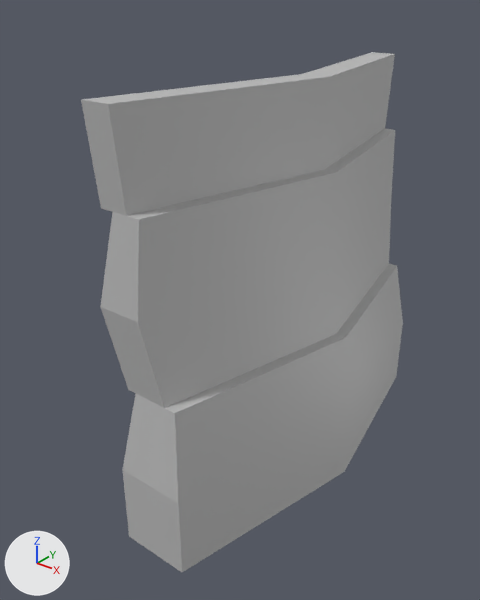
Before and after pictures for a commit that changed the FBX model ExcavationProtocol/Assets/Meshes/LowShield.fbx.
Before and after are seen from a camera (50 mm lens) standing at (0.854, -1.342, 1.256) and looking at (-0.117, -0.129, 0.504). The lights are fixed; the arrows at lower left show +X, +Y and +Z. Where no turn or scale is listed for an object, it has been applied to the vertices.

Names of what the first picture shows: 'LowShield'.
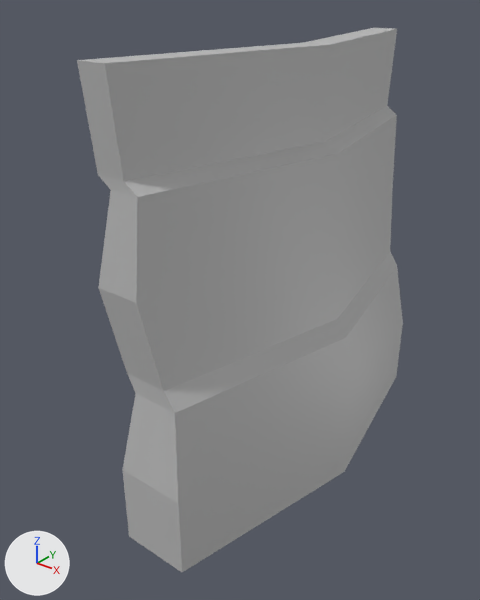
Location of each change, (x1, y1, x2, y2) in pixels of the pictures (480 x 600 px; the box of a moved part takes in the faces that stretch with it):
'LowShield', reshaped
    before: (81, 52, 403, 572)
    after: (77, 28, 403, 572)
part 1 of me_mesh, moved or reshaped
    before: (81, 52, 397, 413)
    after: (77, 28, 397, 413)

What changed in the scene script:
```text
Change me_mesh:
    where me_mesh.from_pydata(...)  # 48 vertices, 46 faces; spans x -0.158..0.158, y -0.546..0.546, z 0.0..1.056
    used by ob_lowshield; location = (0.0, 0.0, 0.0)
    before: 6 (0.07, 0.0, 0.633) at pixel (331, 255), 7 (0.1, 0.0, 0.422) at pixel (336, 334), 8 (-0.015, 0.515, 0.422) at pixel (388, 263), 9 (-0.045, 0.546, 0.633) at pixel (391, 196), 10 (0.071, 0.0, 0.844) at pixel (336, 172)
    before: 11 (-0.044, 0.525, 0.844) at pixel (395, 129), 12 (0.035, 0.0, 1.056) at pixel (328, 76), 13 (0.037, 0.0, 0.844) at pixel (324, 169), 14 (-0.078, 0.525, 0.844) at pixel (385, 128), 15 (-0.08, 0.546, 1.056) at pixel (394, 53)
    before: 16 (-0.078, -0.525, 0.844) at pixel (126, 215), 17 (-0.08, -0.546, 1.056) at pixel (108, 103), 18 (-0.045, -0.546, 0.633) at pixel (137, 322), 19 (-0.044, -0.525, 0.844) at pixel (138, 219), 20 (-0.015, -0.515, 0.422) at pixel (164, 408)
    before: 30 (-0.043, 0.0, 0.633), 31 (-0.013, 0.0, 0.422), 32 (-0.128, 0.515, 0.422), 33 (-0.158, 0.546, 0.633), 34 (-0.003, 0.0, 0.844)
    before: 35 (-0.118, 0.525, 0.844), 36 (-0.039, 0.0, 1.056) at pixel (301, 74), 37 (-0.037, 0.0, 0.844), 38 (-0.152, 0.525, 0.844), 39 (-0.153, 0.546, 1.056) at pixel (372, 52)
    before: 40 (-0.152, -0.525, 0.844) at pixel (101, 208), 41 (-0.153, -0.546, 1.056) at pixel (80, 99), 42 (-0.158, -0.546, 0.633) at pixel (100, 306), 43 (-0.118, -0.525, 0.844) at pixel (112, 211), 44 (-0.128, -0.515, 0.422) at pixel (128, 389)
    me_mesh part 1
    add for i in [*range(6, 12), 18, 19, 20, *range(30, 36), 42, 43, 44]: me_mesh.vertices[i].co += Vector((0.0, 0.0, 0.044))
    add for i in [*range(12, 18), *range(36, 42)]: me_mesh.vertices[i].co += Vector((0.0, 0.0, 0.068))
```
